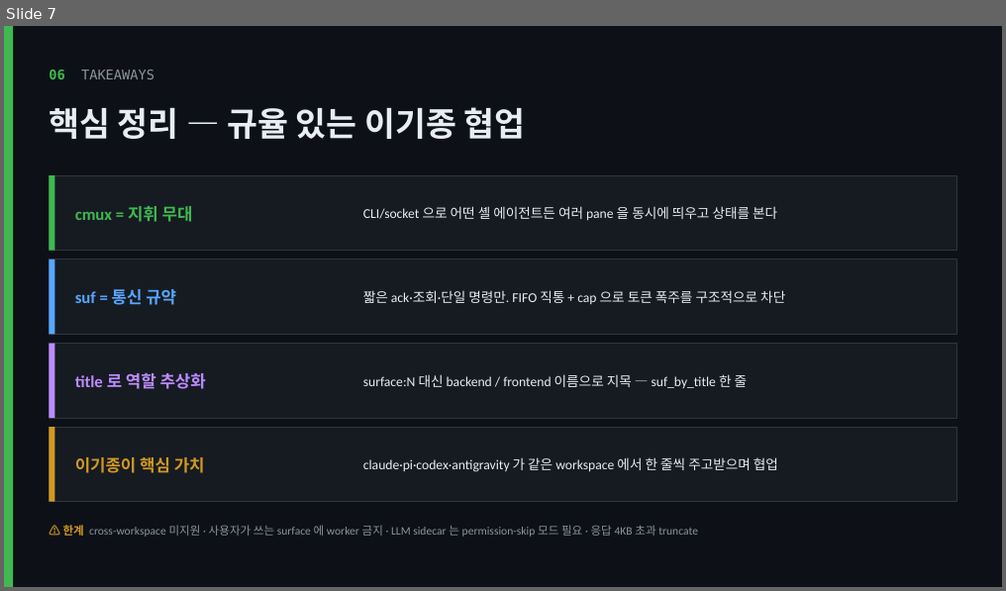
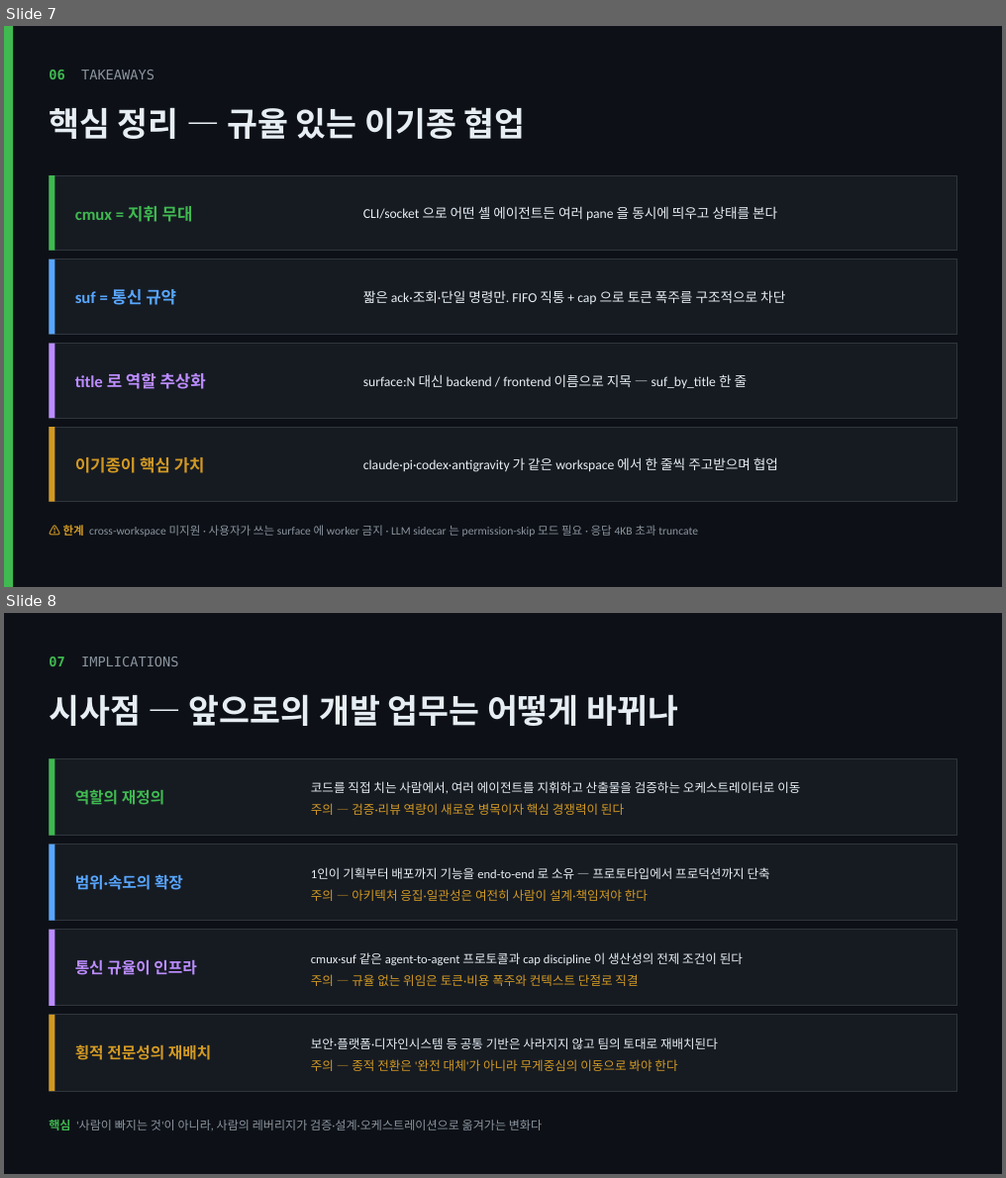
Before and after one commit to heeza/cmux-surface-skills, a slide deck: skills/suf/cmux_suf_orchestration.pptx. Shown one above the other, each under a label of ours: slide 7 before the commit, slides 7 and 8 after it. The pictures are 1006x591 and 1006x1178 pixels, drawn with LibreOffice and Linux fonts; fonts in the diff are those of the drawing. Boxes give left, top, right and bottom in pixels: in the first picture for what was removed or moved away, otherwise in the second. Text is boxed around its words. In the diff, an @@ line names an element or a change of style, - is before the commit and + after.

```diff
--- a/skills/suf/cmux_suf_orchestration.pptx
+++ b/skills/suf/cmux_suf_orchestration.pptx
@@ slide 8 added at (4,613,1002,1174), background #0D1117 @@
@@ text added at (49,657,178,666), 13 pt, text #8B949E @@
+07 IMPLICATIONS
@@ text added at (49,694,678,726), 32 pt, text #E6EDF3, bold @@
+시사점 — 앞으로의 개발 업무는 어떻게 바뀌나
@@ rectangle added at (49,759,957,836), fill #161B22, outline #30363D 1 pt @@
@@ rectangle added at (49,759,54,836), fill #3FB950 @@
@@ text added at (75,789,164,805), 15 pt, text #3FB950, bold @@
+역할의 재정의
@@ text added at (311,781,800,815), 12 pt, text #E6EDF3 @@
+코드를 직접 치는 사람에서, 여러 에이전트를 지휘하고 산출물을 검증하는 오케스트레이터로 이동
+주의 — 검증·리뷰 역량이 새로운 병목이자 핵심 경쟁력이 된다
@@ rectangle added at (49,845,957,921), fill #161B22, outline #30363D 1 pt @@
@@ rectangle added at (49,845,54,921), fill #58A6FF @@
@@ text added at (75,874,183,890), 15 pt, text #58A6FF, bold @@
+범위·속도의 확장
@@ text added at (311,867,770,901), 12 pt, text #E6EDF3 @@
+1인이 기획부터 배포까지 기능을 end-to-end 로 소유 — 프로토타입에서 프로덕션까지 단축
+주의 — 아키텍처 응집·일관성은 여전히 사람이 설계·책임져야 한다
@@ rectangle added at (49,930,957,1006), fill #161B22, outline #30363D 1 pt @@
@@ rectangle added at (49,930,54,1006), fill #BC8CFF @@
@@ text added at (75,959,196,975), 15 pt, text #BC8CFF, bold @@
+통신 규율이 인프라
@@ text added at (311,953,743,986), 12 pt, text #E6EDF3 @@
+cmux·suf 같은 agent-to-agent 프로토콜과 cap discipline 이 생산성의 전제 조건이 된다
+주의 — 규율 없는 위임은 토큰·비용 폭주와 컨텍스트 단절로 직결
@@ rectangle added at (49,1015,957,1091), fill #161B22, outline #30363D 1 pt @@
@@ rectangle added at (49,1015,54,1091), fill #D29922 @@
@@ text added at (75,1045,211,1060), 15 pt, text #D29922, bold @@
+횡적 전문성의 재배치
@@ text added at (311,1038,718,1071), 12 pt, text #E6EDF3 @@
+보안·플랫폼·디자인시스템 등 공통 기반은 사라지지 않고 팀의 토대로 재배치된다
+주의 — 종적 전환은 '완전 대체'가 아니라 무게중심의 이동으로 봐야 한다
@@ text added at (49,1120,542,1131), 11.5 pt, text #8B949E @@
+핵심 '사람이 빠지는 것'이 아니라, 사람의 레버리지가 검증·설계·오케스트레이션으로 옮겨가는 변화다
```
Also in this commit, not shown: 1 slide changed, 1 other slide added, 1 other file.
